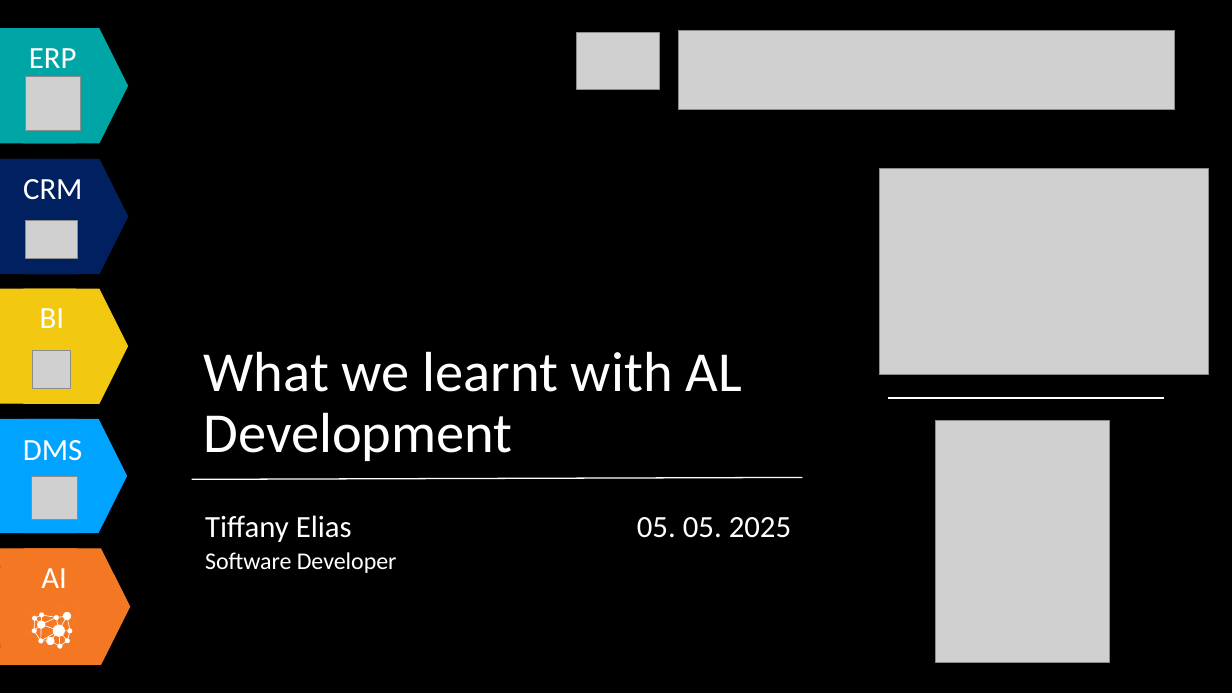
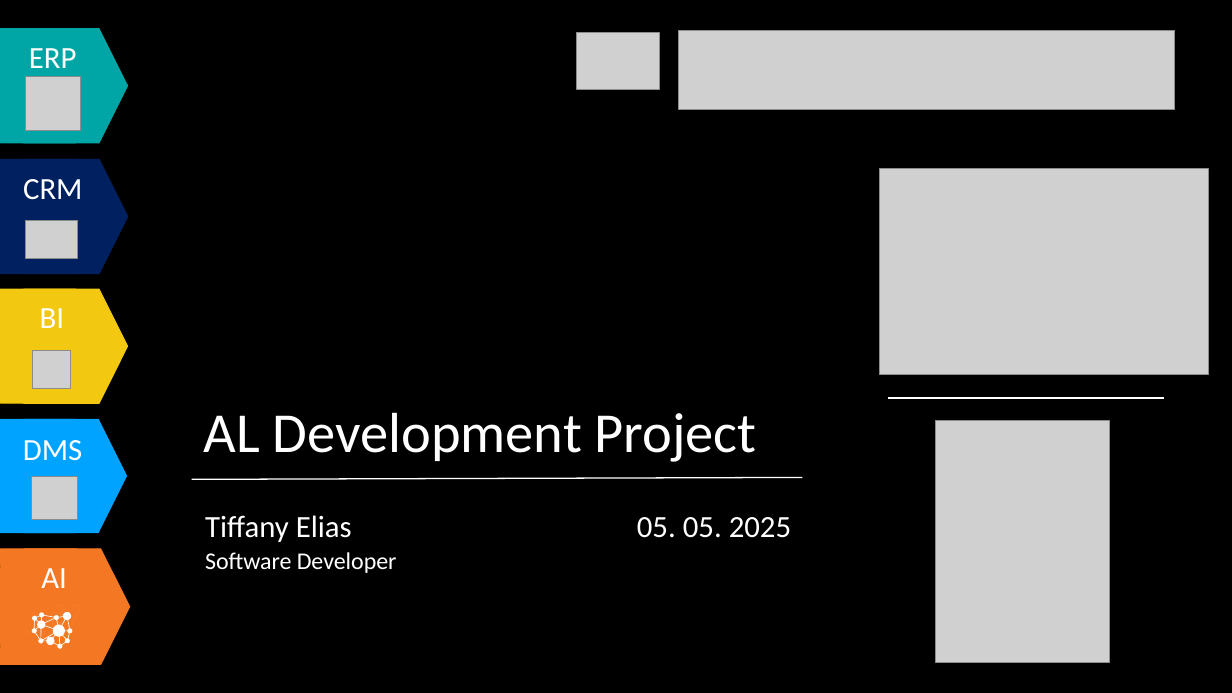
Before and after one commit to Tiffany0160/AdvancedCustomerPage, a slide deck: slide 1 of Document/Business Extension Presentation.pptx. Drawn at 1232x693 pixels with LibreOffice and Linux fonts; fonts in the diff are those of the drawing; grey boxes stand for pictures. Boxes give left, top, right and bottom in pixels: in the first picture for what was removed or moved away, otherwise in the second. Text is boxed around its words. In the diff, an @@ line names an element or a change of style, - is before the commit and + after.

```diff
--- a/Document/Business Extension Presentation.pptx
+++ b/Document/Business Extension Presentation.pptx
@@ text at box(204, 412, 757, 462): text changed @@
-What we learnt with AL Development
+AL Development Project
```
Also in this commit, not shown: 14 other slides changed, 17 slides added, 2 other files.
